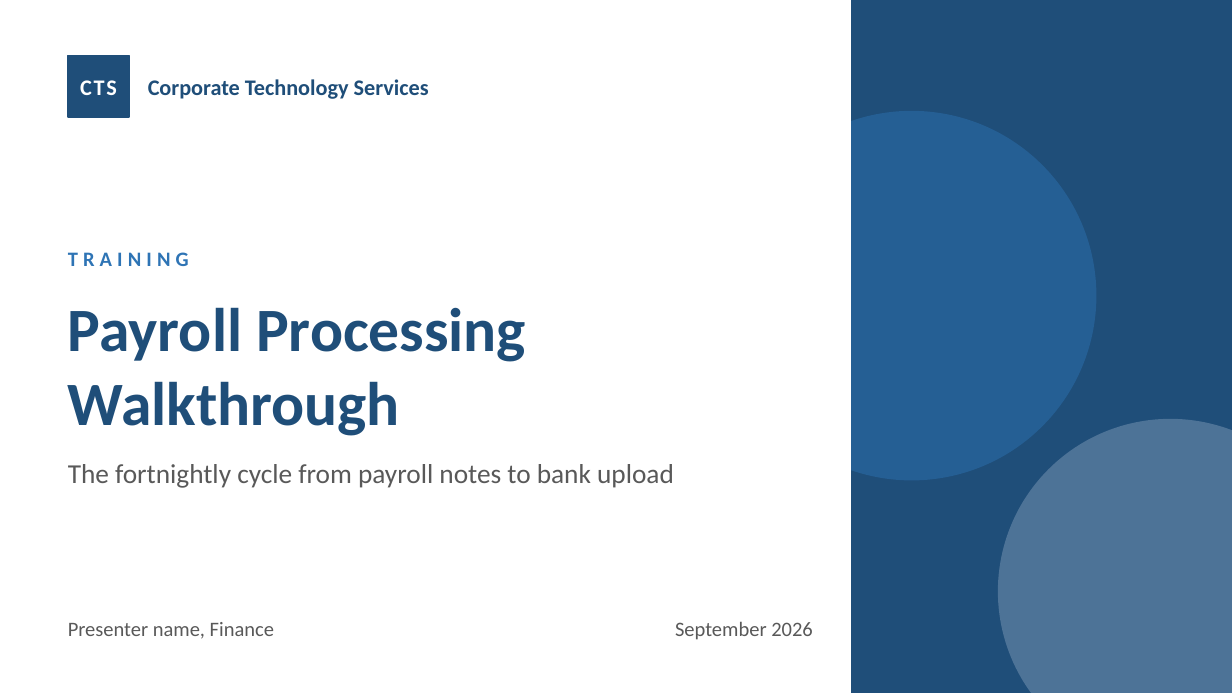
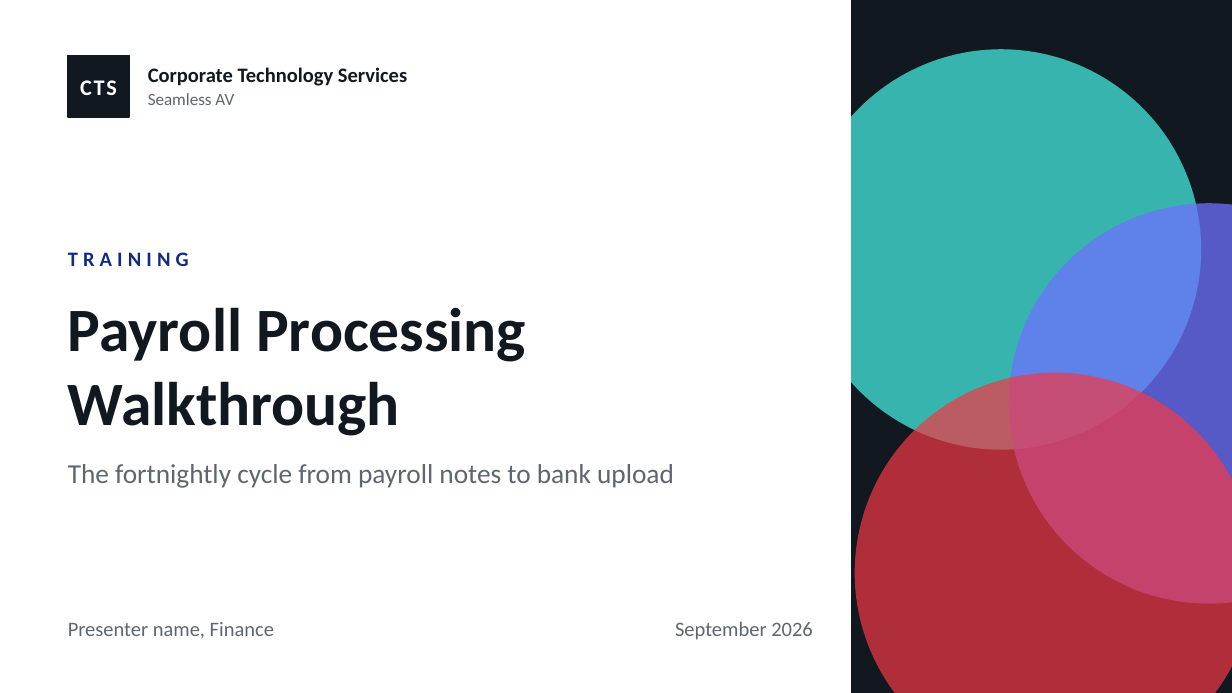
Before and after one commit to WesleyNelson-O33/Claude, a slide deck: slide 2 of presentation/CTS Presentation Template.pptx. Drawn at 1232x693 pixels with LibreOffice and Linux fonts; fonts in the diff are those of the drawing. Boxes give left, top, right and bottom in pixels: in the first picture for what was removed or moved away, otherwise in the second. Text is boxed around its words. In the diff, an @@ line names an element or a change of style, - is before the commit and + after.

```diff
--- a/presentation/CTS Presentation Template.pptx
+++ b/presentation/CTS Presentation Template.pptx
@@ rectangle at [850, 0, 1232, 692]: fill #1F4E79 to #121820; outline #1F4E79 1 pt to #121820 1 pt @@
@@ rectangle at [68, 55, 129, 117]: fill #1F4E79 to #121820; outline #1F4E79 1 pt to #121820 1 pt; proportions changed @@
@@ text "Corporate Technology Services" at [148, 67, 407, 86]: size 13 to 12 pt, text colour #1F4E79 to #121820; vertical alignment middle to bottom @@
@@ ellipse: place and size @@
-ellipse at [727, 111, 1096, 480]
+ellipse at [801, 49, 1201, 450]
@@ ellipse at [801, 49, 1201, 450]: fill #2E74B5 at 45% opacity to #3FD0C9 at 85% opacity @@
@@ text added at [148, 93, 234, 105], 10 pt, text #5F6670 @@
+Seamless AV
@@ ellipse added at [1009, 203, 1232, 604], fill #6D71FF at 75% opacity @@
@@ text "TRAINING" at [68, 252, 189, 266]: text colour #2E74B5 to #122B82 @@
@@ title "Payroll Processing Walkthrough" at [68, 307, 526, 436]: text colour #1F4E79 to #121820 @@
@@ ellipse: place and size @@
-ellipse at [998, 419, 1232, 693]
+ellipse at [855, 372, 1232, 693]
@@ ellipse at [855, 372, 1232, 693]: fill #D9E2F3 at 25% opacity to #F33844 at 70% opacity @@
@@ text colour #595959 to #5F6670 in 3 elements at [68, 464, 674, 488], [68, 622, 274, 639], [675, 621, 813, 640] @@
```
Also in this commit, not shown: 7 other slides changed, 2 other files.
